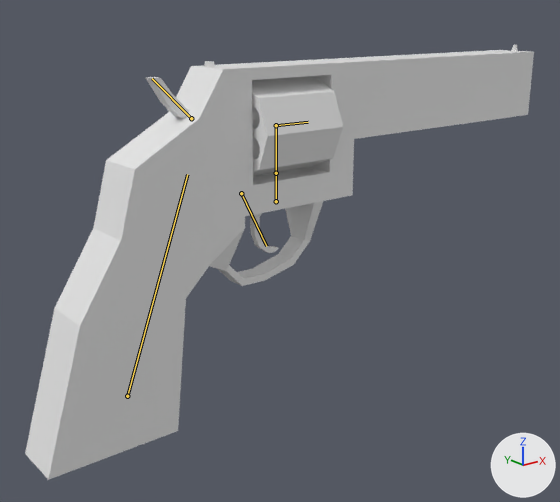
A saved change to the Blender file BlenderTutorial/revolver.blend.
Rendered twice from a 50 mm camera at (-1.61, -2.03, 0.37) aimed at (0.06, 0.05, -0.46). The lights are fixed; the arrows at lower right show +X, +Y and +Z. The picture after the commit comes second. The bones that bend it are drawn over the model as lines.
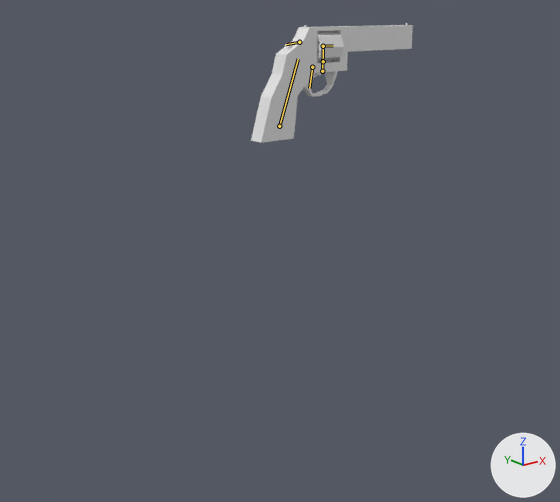
The newer file adds an action. The first version stands in its rest pose; the second is drawn at frame 6 of the action 'RevolverIdle'.

Diff of the bpy script that builds the scene:
```diff
--- a/BlenderTutorial/revolver.blend.py
+++ b/BlenderTutorial/revolver.blend.py
@@ bone_rig_object @@
 bone_rig_object = bpy.data.objects['Armature']  # the whole rig 'Armature'
-bone_rig_object.location = (-0.6456, 0.0, -0.789)
-bone_rig_object.scale = (1.0, 1.0, 1.0)
+bone_rig_object.location = (0.0, 0.0, 0.0)
+bone_rig_object.scale = (0.316, 0.316, 0.316)
@@ bone_hammer @@
 bone_hammer = bpy.data.objects['Armature'].pose.bones['hammer']  # child of 'root'
-bone_hammer.rotation_quaternion = (1.0, 0.0, 0.0, 0.0)  # degrees (0, 0, 0)
+bone_hammer.rotation_quaternion = (0.906, 0.0, 0.0, 0.424)  # degrees (0, 0, 50)
@@ bone_trigger @@
 bone_trigger = bpy.data.objects['Armature'].pose.bones['trigger']  # child of 'root'
-bone_trigger.rotation_quaternion = (1.0, 0.0, 0.0, 0.0)  # degrees (0, 0, 0)
+bone_trigger.rotation_quaternion = (0.947, 0.0, 0.0, -0.321)  # degrees (0, 0, -37)
```

Changed parts and their boxes (x1, y1, x2, y2) in the pictures (560 x 502 px):
'Cube', posed (68% narrower, 72% shorter): before (25, 44, 534, 480); after (251, 23, 413, 143)
'Cylinder', posed (70% narrower, 68% shorter): before (252, 76, 343, 176); after (317, 31, 344, 62)
'Cube.002', posed: before (146, 77, 190, 119); after (285, 43, 296, 46)
'Cube.001', posed: before (250, 213, 279, 253); after (309, 72, 322, 92)
bone 'hammer', root to tip: before (191, 118) to (152, 78); after (299, 42) to (286, 44)
bone 'trigger', root to tip: before (241, 193) to (266, 246); after (312, 67) to (309, 88)
